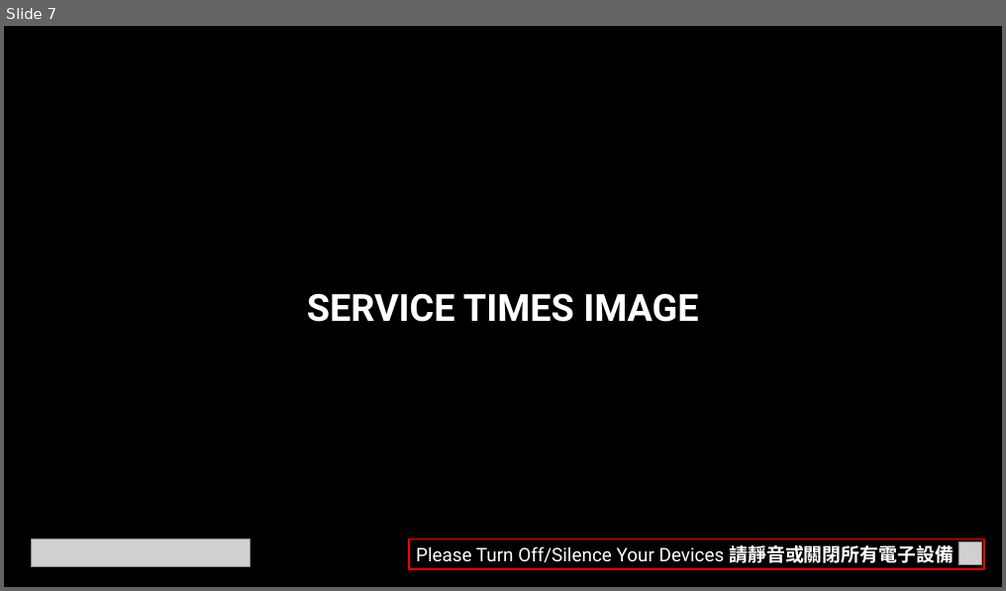
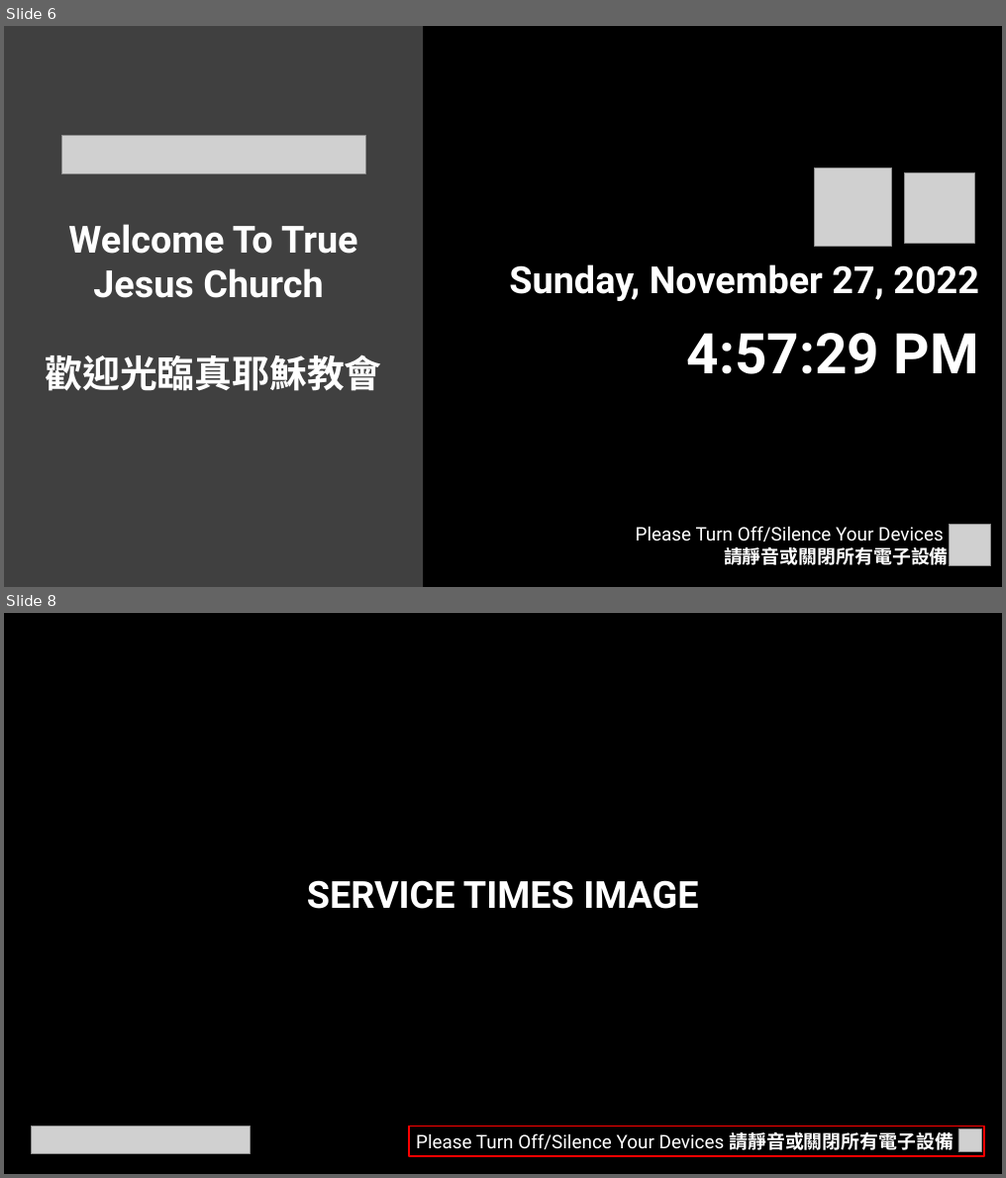
Before and after one commit to calebchanwy/tjc-powerpoint, a slide deck: TJCPowerPoint/bin/Debug/Files/ServiceWidescreen.pptx. Shown one above the other, each under a label of ours: slide 7 before the commit, slides 6 and 8 after it; the slides between them are not shown. The pictures are 1006x591 and 1006x1178 pixels, drawn with LibreOffice and Linux fonts; fonts in the diff are those of the drawing; grey boxes stand for pictures. Boxes give left, top, right and bottom in pixels: in the first picture for what was removed or moved away, otherwise in the second. Text is boxed around its words. In the diff, an @@ line names an element or a change of style, - is before the commit and + after.

```diff
--- a/TJCPowerPoint/bin/Debug/Files/ServiceWidescreen.pptx
+++ b/TJCPowerPoint/bin/Debug/Files/ServiceWidescreen.pptx
@@ slide 6 added at [4,26,1002,587], background #000000 @@
@@ rectangle added at [4,26,423,587], fill #404040 @@
@@ picture added at [61,135,365,174] @@
@@ picture added at [814,169,892,246] @@
@@ picture added at [905,173,975,243] @@
@@ text added at [46,224,382,391], 36 pt, text #FFFFFF, bold @@
+Welcome To True Jesus Church
+歡迎光臨真耶穌教會
@@ text added at [509,265,979,301], 36 pt, text #FFFFFF, bold @@
+Sunday, November 27, 2022
@@ text added at [687,333,978,374], 54 pt, text #FFFFFF, bold @@
+4:57:29 PM
@@ text added at [636,526,948,566], 18 pt, text #FFFFFF @@
+Please Turn Off/Silence Your Devices
+請靜音或關閉所有電子設備
@@ picture added at [949,525,991,567] @@
@@ what was slide 7 is now slide 8 @@
```
Also in this commit, not shown: 6 slides changed, 19 other files.
